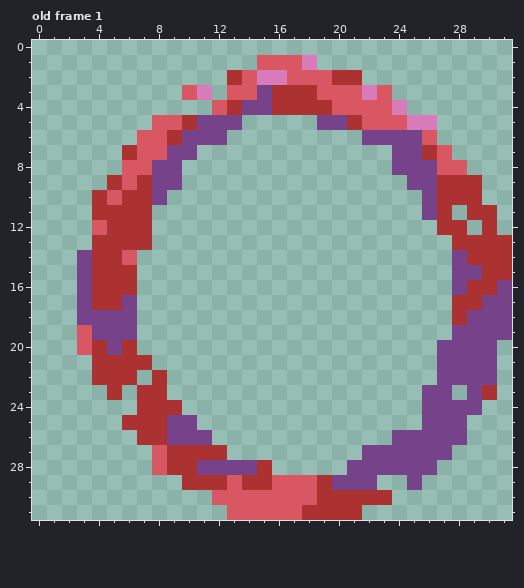
File history of a pixel-art file, Assets/img/cursor.aseprite. The picture above was drawn from the file before the commit.
32x32 pixels, 1 frame. Shown: old frame 1. The commit also changed other frames, which this record leaves out.
Now the later version:
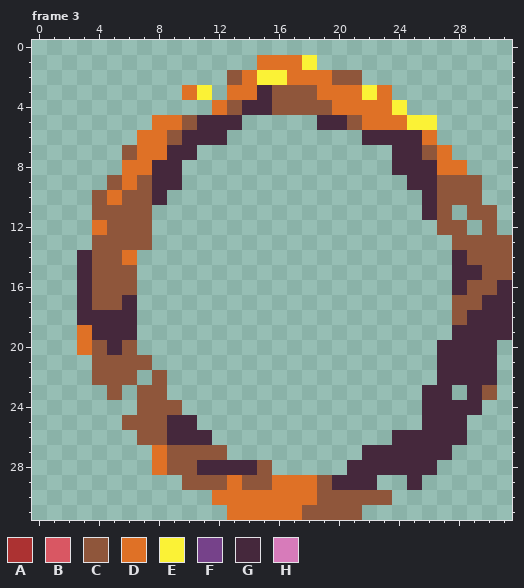
Palette (. is transparent): A #ac3232  B #d95763  C #8f563b  D #df7126  E #fbf236  F #76428a  G #45283c  H #d77bba
A new or re-ordered frame is compared with the old frame closest to it.
The edit:
frames 1 -> 3
Changed rows in their new state; - is an unchanged pixel.
Frame 3 is new; against old frame 1:
first column x 3:
 1 ------------DDDE-------------
 2 ----------CDEEDDDCC----------
 3 -------DE-DDGCCCDDDED--------
 4 ---------DCGGCCCCDDDDE-------
 5 -----DDCGGG-----GGCDDDEE-----
 6 ----DDCGGG---------GGGGD-----
 7 ---CDDGG-------------GGCD----
 8 ---DDGG--------------GGGDD---
 9 --CDCGG---------------GGCCC--
10 -CDCCG-----------------GCCC--
11 -CCCC------------------GC-CC-
12 -DCCC-------------------CC-C-
13 -CCCC--------------------CCCC
14 GCCD---------------------GCCC
15 GCCC---------------------GGCC
16 GCCC---------------------GCCG
17 GCCG---------------------CCGG
18 GGGG---------------------CGGG
19 DGGG---------------------GGGG
20 DCGC--------------------GGGG-
21 -CCCC-------------------GGGG-
22 -CCC-C------------------GGGG-
23 --C-CC-----------------GG-GC-
24 ----CCC----------------GGGG--
25 ---CCCGG---------------GGG---
26 ----CCGGG------------GGGGG---
27 -----DCCCC---------GGGGGG----
28 -----DCCGGGGC-----GGGGGG-----
29 -------CCCDCCDDDCGGG--G------
30 ---------DDDDDDDCCCCC--------
31 ----------DDDDDCCCC----------
Boxes around the changes in both pictures, in picture pixels (x1, y1, x2, y2):
changed: (77, 55, 512, 520)
